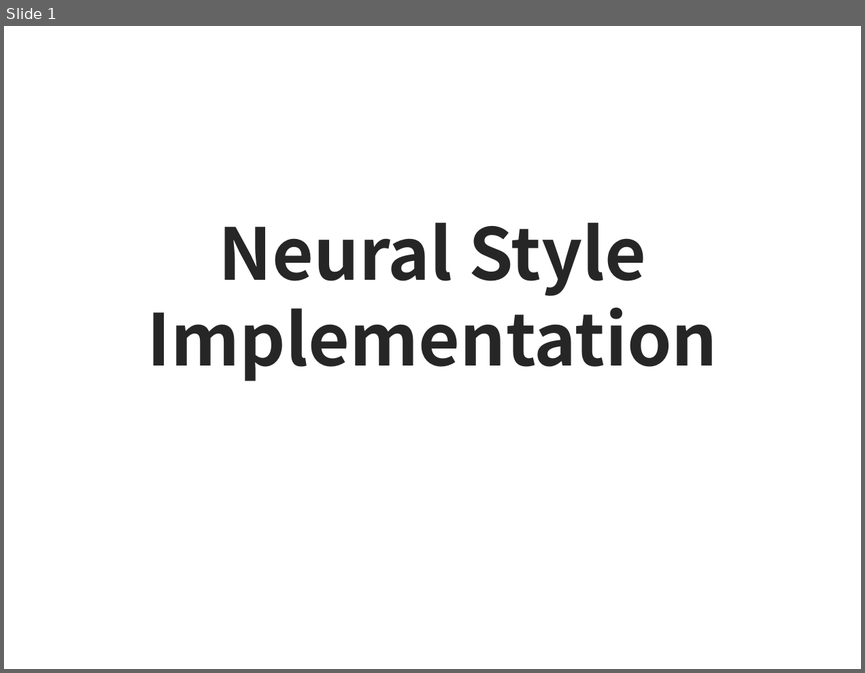
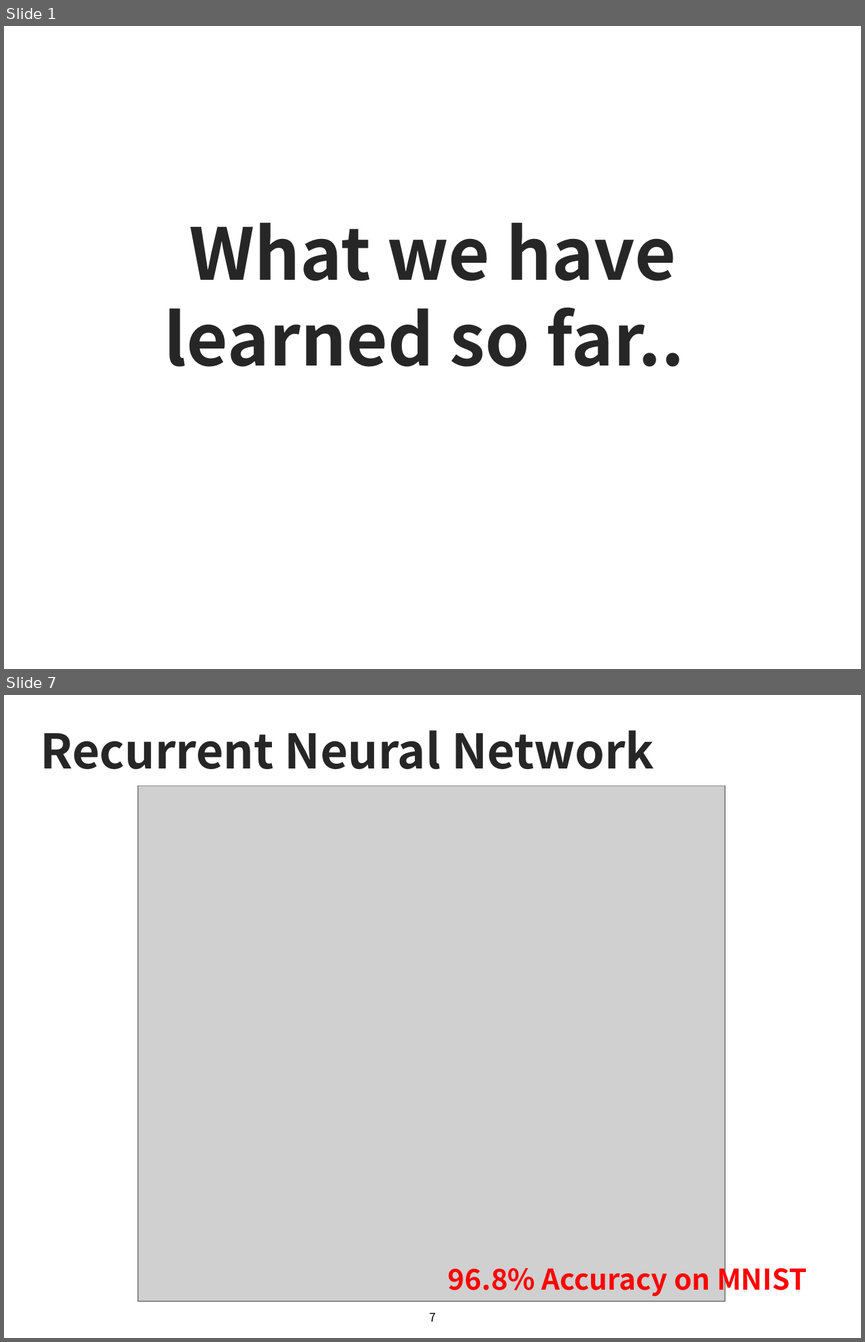
Before and after one commit to sjchoi86/Deep-Learning-101, a slide deck: lecture_notes/Week6-2e What we have learned.pptx. Shown one above the other, each under a label of ours: slide 1 before the commit, slides 1 and 7 after it; the slides between them are not shown. The pictures are 865x673 and 865x1342 pixels, drawn with LibreOffice and Linux fonts; fonts in the diff are those of the drawing; grey boxes stand for pictures. Boxes give left, top, right and bottom in pixels: in the first picture for what was removed or moved away, otherwise in the second. Text is boxed around its words. In the diff, an @@ line names an element or a change of style, - is before the commit and + after.

```diff
--- a/lecture_notes/Week6-2e What we have learned.pptx
+++ b/lecture_notes/Week6-2e What we have learned.pptx
@@ slide 7 added at [4,695,861,1338], background #FFFFFF @@
@@ title added at [40,730,654,769], 40 pt, text #262626, bold @@
+Recurrent Neural Network
@@ picture added at [138,786,725,1301] @@
@@ text added at [448,1260,807,1296], 24 pt, text #FF0000, bold @@
+96.8% Accuracy on MNIST
@@ page number added at [429,1312,436,1321], 10 pt, text #000000 @@
+7
@@ slide 1 changed as well @@
@@ text at [164,223,684,367]: text changed @@
-Neural Style Implementation
+What we have learned so far..
```
Also in this commit, not shown: 6 other slides added, 7 slides removed, 2 other files.
